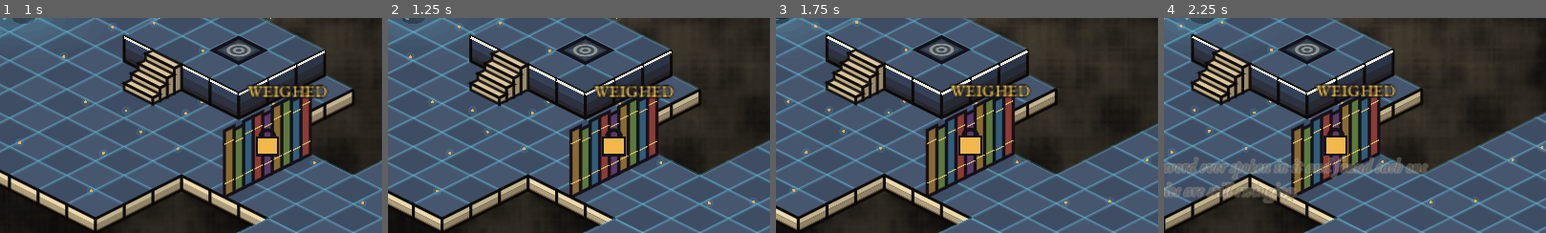
Above: before the commit, frames 1-4 (left to right).
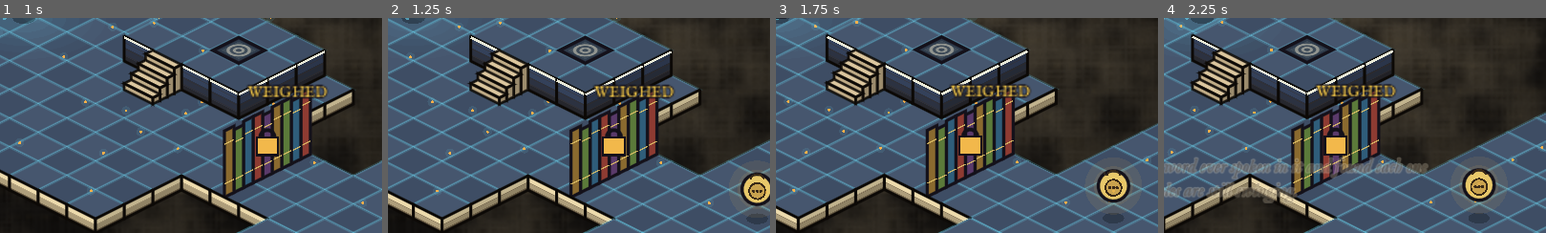
Above: after the commit, the same moments.

Repository: calebwilsonit-tech/The_Last_Storytender
Game: Godot game, scene res://scenes/memory_weighing.tscn
The game is run twice, just before and just after one commit, with the same random seed, the same clock (stepped at 60 frames per second) and the same inputs. This scene is started directly instead of the project's main scene.
Inputs (mouse positions are % of the whole screen's width and height, from its top left):
- Up to frame 1 (1 s): tap Enter (ui_accept) at 0.5, 0.77 s; move the mouse to (72, 45) at 0.52 s; hold D (move_right) from 0.53 s (still down); hold R (echo) from 0.53 s (still down); click (72, 45) at 0.67 s
- Up to frame 2 (1.25 s): keep holding D (move_right); keep holding R (echo); tap Enter (ui_accept) at 1.07 s
- Up to frame 3 (1.75 s): release D (move_right) at 1.25 s; release R (echo) at 1.25 s; drag from (30, 55) to (45, 70) at 1.27 s
- Up to frame 4 (2.25 s): tap R (echo) at 2 s; move the mouse to (60, 28) at 2.02 s; hold D (move_right) from 2.03 s (still down); hold R (echo) from 2.03 s (still down); tap Shift (dash) at 2.1 s
The pictures show only the part of the screen within x 50-100%, y 50-100%; the shares and areas given below are measured in that part.

Frame 1 is identical in both runs. In frame 2, 1.5% of the frame differs, in the area x 91-100%, y 70-96%; in frame 3, 1.7%, in the area x 83-94%, y 68-96%; in frame 4, 1.7%.

Commit message:
Weighing Room: three-plate gate was unsolvable; add the Locket of Second Thoughts (Echo capacity 3)
Co-Authored-By: Claude Sonnet 5.5 <noreply@anthropic.com>
Claude-Session: https://claude.ai/code/session_016gJ6h7fwHSB3wbPLZqVGQo

Diff:
--- a/data/side_weighing_map.gd
+++ b/data/side_weighing_map.gd
@@ -12,7 +12,7 @@
 	"   mmmmmmmmmmmm   mmmmmmmmmmmmmm   mmmmm###mmmmmm   mmmmmmmmm   ",
 	"   mEmmmmmmmamm   mmmmmmmmmmmmmm   mmmmm###mmmmmm   mmmmmmmmm   ",
 	"   mmmmmmmmmmmm   mmmmmmmmmmmmmm   mmmmm###mmmmmm   mmmmmmmmm   ",
-	"   mmmmmmmmmmmmmmmmmmmmmmmmmmmmmmmmmmmmmmmmmmmmmmmmmmmmmmmmmm   ",
+	"   mmmmmmmmmmmmmmmmmLmmmmmmmmmmmmmmmmmmmmmmmmmmmmmmmmmmmmmmmm   ",
 	"   mmPmmmmmmmmmmgmmmmmmmmemmmmmmmhmmmmfmmmmmmjmmmmimmmmmmmkmm   ",
 	"   mmmmmmmmmmmmmmmmmmmmmmmmmmmmmmmmmmmmmmmmmmmmmmmmmmmmmmmmmm   ",
 	"   mmmbmmmmmmmm   mmmmmmmmmmmmmm   mmmmm###mmmmmm   mmmmmmmmm   ",
--- a/scripts/dungeon_key.gd
+++ b/scripts/dungeon_key.gd
@@ -36,6 +36,12 @@
 			draw_colored_polygon(PackedVector2Array([c + Vector2(-9, -8), c + Vector2(5, -8), c + Vector2(8, 4), c + Vector2(-9, 4)]), ink)
 			draw_line(c + Vector2(8, -2), c + Vector2(13, -2), ink, 3.0)
 			draw_line(c + Vector2(-9, 8), c + Vector2(-2, 4), ink, 2.6)
+		"locket":
+			draw_circle(c + Vector2(0, 2), 9.0, Color("c9a24e"))
+			draw_arc(c + Vector2(0, 2), 9.0, 0.0, TAU, 18, ink, 2.0)
+			draw_arc(c + Vector2(0, -9), 8.0, PI * 1.1, PI * 1.9, 10, ink, 2.0)
+			for k in 3:
+				draw_circle(c + Vector2(-4 + k * 4, 2), 1.8, ink)
 		"page":
 			draw_colored_polygon(PackedVector2Array([c + Vector2(-8, -11), c + Vector2(5, -11), c + Vector2(9, -7), c + Vector2(9, 11), c + Vector2(-8, 11)]), Color("fbf3dc"))
 			draw_polyline(PackedVector2Array([c + Vector2(-8, -11), c + Vector2(5, -11), c + Vector2(9, -7), c + Vector2(9, 11), c + Vector2(-8, 11), c + Vector2(-8, -11)]), ink, 1.8)
--- a/scripts/game_state.gd
+++ b/scripts/game_state.gd
@@ -144,6 +144,10 @@
 	return RANK_STEPS[r] if r < RANK_STEPS.size() else RANK_STEPS[RANK_STEPS.size() - 1]
 
 ## Each rank widens the ink bottle a little.
+## How many Echoes you can keep at once: two, or three once you have found the Locket of Second Thoughts.
+func echo_capacity() -> int:
+	return 3 if has_flag("echo_third") else 2
+
 func max_ink_bonus() -> float:
 	return 10.0 * (rank() - 1) + 2.0 * attr("ink")
 
--- a/scripts/level_base.gd
+++ b/scripts/level_base.gd
@@ -820,7 +820,7 @@
 	if is_instance_valid(_recording):
 		_recording.stop_record()
 		return
-	if _echoes.size() >= 2:
+	while _echoes.size() >= GameState.echo_capacity():
 		var old: Echo = _echoes.pop_front()
 		if is_instance_valid(old):
 			old.queue_free()
--- a/scripts/side_weighing.gd
+++ b/scripts/side_weighing.gd
@@ -3,13 +3,14 @@
 ## The Weighing Room: a counting-house that weighs everything and finds it wanting. Three rooms of weighing
 ## plates. You can only stand on one plate, but you can remember yourself standing on another: press {echo}
 ## to record a ghost of your walk, press it again to stop, and the ghost plays it back and STANDS where it
-## ended. Two ghosts at a time, so room 2 asks for you and both of them.
+## ended. Two ghosts at a time, so room 1 asks for both of them. Room 2 has three plates: the Locket of Second
+## Thoughts, lying just inside it, lets you keep a third.
 
 const ROOM_GATES := [["g", ["a", "b"]], ["h", ["c", "d", "e"]], ["i", ["f", "j"]]]
 const INTRO := "A counting-house that has weighed every word ever spoken in it and found each one a little short. The scales are still swinging."
 const ROOM_HINTS := [
 	"Two plates. One gate. Weigh in as two.",
-	"Three plates, in three places: you and both of your Echoes.",
+	"Three plates, in three places. A locket lies in the room: it lets you remember three times.",
 	"A bridge, a pit, and guards who weigh everything. Your Echo may lure them while you hold the far plate.",
 ]
 const FINALE := "The scales settle at last. Whatever you weighed, it was worth the weight."
@@ -74,6 +75,15 @@
 			gate.position = Iso.to_screen(Vector2(cell))
 			_actors.add_child(gate)
 			_gate_nodes[ch] = gate
+		"L":
+			_floor.cells[cell] = "m"
+			if not GameState.has_flag("echo_third"):
+				var key := DungeonKey.new()
+				key.kind = "locket"
+				key.position = Iso.to_screen(Vector2(cell))
+				key.elev = _lift_at(cell)
+				_actors.add_child(key)
+				_register(key, func(): return "Take the Locket of Second Thoughts", func(): _take_locket(key), 80.0)
 		_:
 			return super._spawn_char(ch, cell, consumed)
 	return true
@@ -119,6 +129,14 @@
 		elif not want and gate.is_open and _dist(_player.position, gate.position) > 90.0:
 			gate.close()
 
+func _take_locket(key: DungeonKey) -> void:
+	GameState.set_flag("echo_third")
+	Telemetry.log_event("puzzle", {"p": "echo_locket"})
+	create_tween().tween_property(key, "modulate:a", 0.0, 0.4)
+	get_tree().create_timer(0.45).timeout.connect(key.queue_free)
+	_hud.toast("Found: the Locket of Second Thoughts. You can keep three Echoes.")
+	_hud.narrate("A locket on a thin chain. Inside, three tiny portraits of the same person, none of them quite agreeing.", false, 6.0)
+
 func _on_reward_taken() -> void:
 	_hud.narrate(FINALE, false, 5.0)
 
--- a/scripts/tutorials.gd
+++ b/scripts/tutorials.gd
@@ -47,7 +47,7 @@
 	},
 	"echo": {
 		"title": "Echoes",
-		"body": "Start remembering, walk, and stop. A ghost of you replays it and stays where it ended. You can keep two, and they have weight.",
+		"body": "Start remembering, walk, and stop. A ghost of you replays it and stays where it ended. You can keep two (three once you find the Locket of Second Thoughts), and they have weight.",
 		"items": [{"a": "echo", "t": "Start / stop remembering"}, {"a": "move", "t": "Walk the memory"}],
 	},
 	"paste": {
Not shown, changed: docs/GDD.md
Not shown, changed: tools/gen_side_dungeons.py
